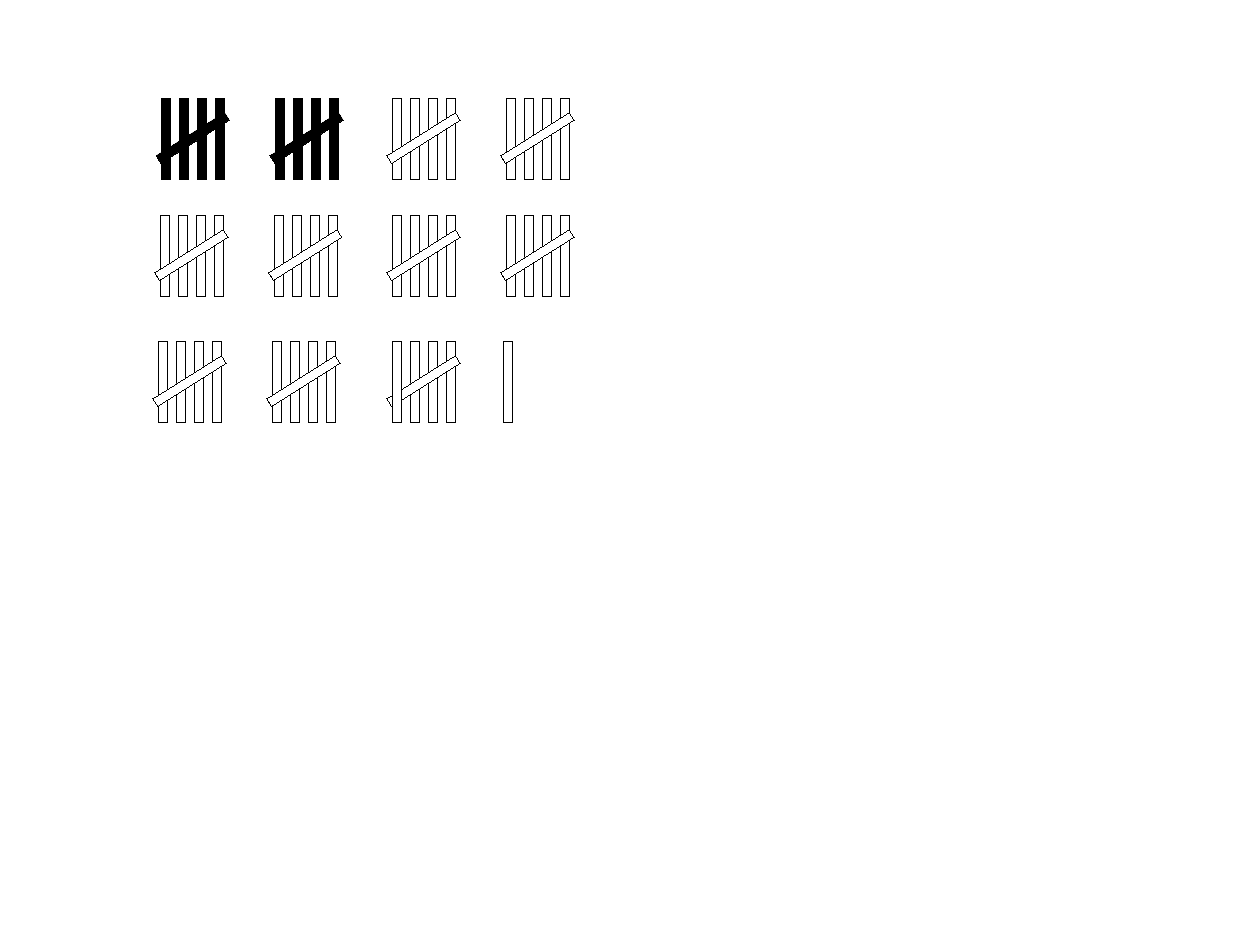
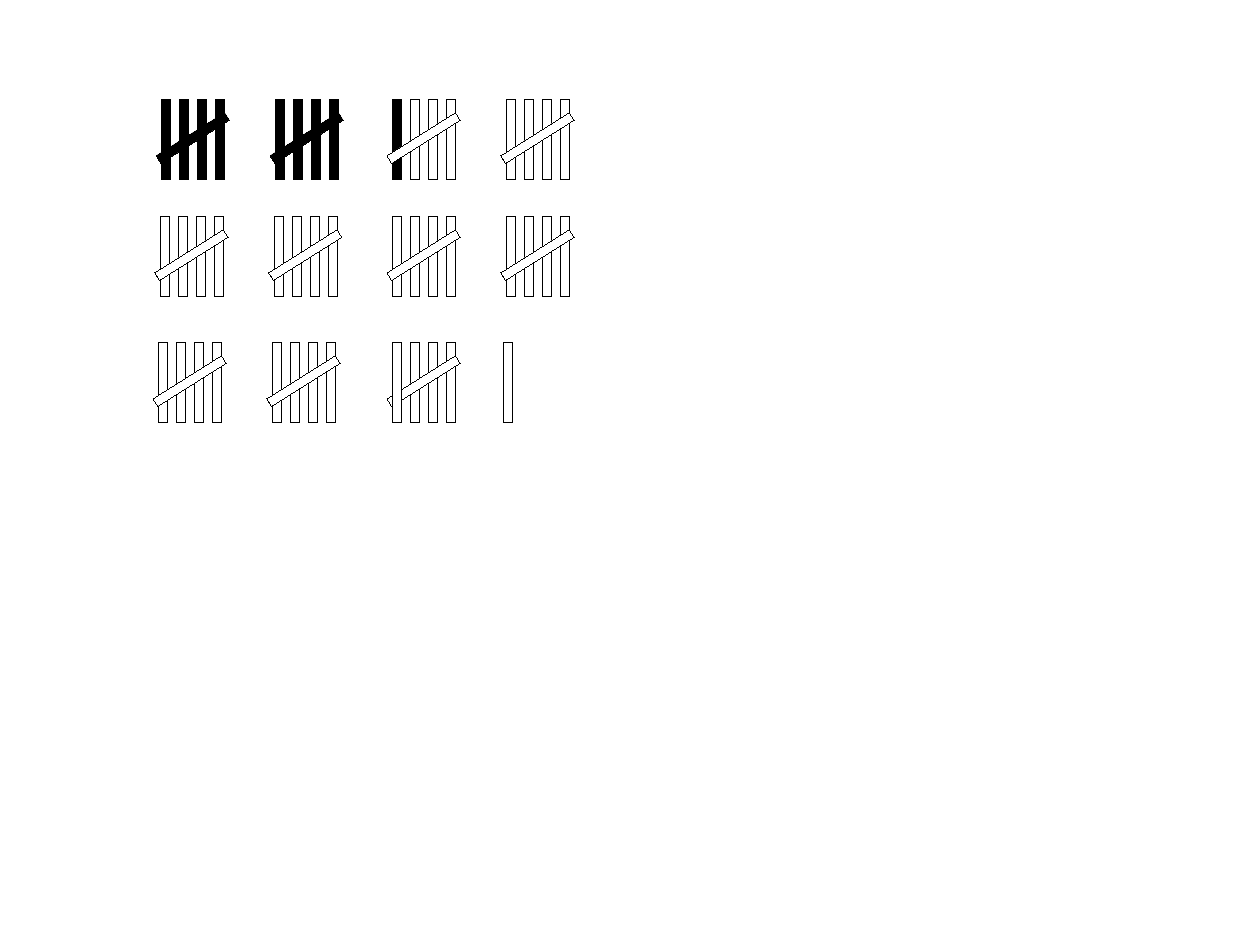
Before and after one commit to MarkStringer/walk, a slide deck: slide 1 of diet.pptx. Drawn at 1260x945 pixels with LibreOffice and Linux fonts; fonts in the diff are those of the drawing. Boxes give left, top, right and bottom in pixels: in the first picture for what was removed or moved away, otherwise in the second. Text is boxed around its words. In the diff, an @@ line names an element or a change of style, - is before the commit and + after.

Commit message:
one more day

```diff
--- a/diet.pptx
+++ b/diet.pptx
@@ rectangle at (x1=393, y1=99, x2=402, y2=181): fill #FFFFFF to #000000 @@
```
